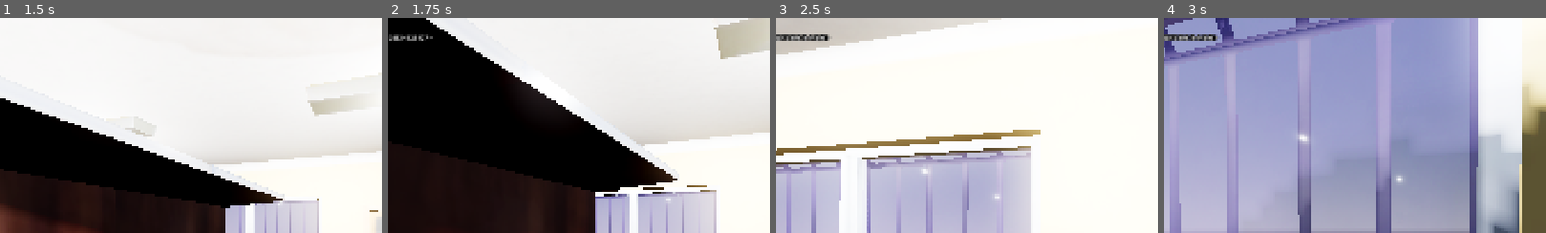
Above: before the commit, frames 1-4 (left to right).
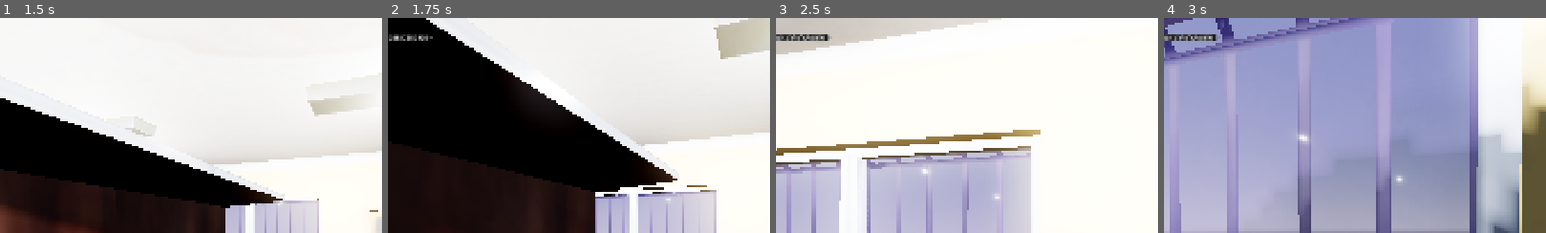
Above: after the commit, the same moments.

Repository: takanazwa5/ProjektMonopolowy
Game: Godot game, scene res://scenes/game/game.tscn
Two runs of this game, one before a commit and one after it. Both use one fixed random seed, a clock stepped at 60 frames per second and the inputs below.
Inputs (mouse positions are % of the whole screen's width and height, from its top left):
- Up to frame 1 (1.5 s): tap Enter at 0.5 s; move the mouse to (55, 50) at 0.52 s; press the mouse at (55, 50) at 0.53 s; hold W (walk_forward) from 0.53 s (still down); move the mouse to (45, 50) at 1.27 s; release the mouse at (45, 50) at 1.28 s; tap Ctrl (crouch) at 1.35 s
- Up to frame 2 (1.75 s): keep holding W (walk_forward)
- Up to frame 3 (2.5 s): keep holding W (walk_forward); move the mouse to (52, 48) at 2.02 s; hold G (drop_item) from 2.03 s (still down)
- Up to frame 4 (3 s): keep holding W (walk_forward); move the mouse to (49, 52) at 2.77 s; release G (drop_item) at 2.78 s; tap E (interact) at 2.85 s; click (49, 52) at 2.92 s
The pictures show only the part of the screen within x 14-64%, y 0-50%; the shares and areas given below are measured in that part.

Frame 1 is identical in both runs. In frame 2, 0.1% of the frame differs, in the area x 2-11%, y 7-11%; in frame 3, 0.1%, in the area x 4-14%, y 7-11%; in frame 4, 0.1%.

Commit message:
Add global autoload

Diff:
--- /dev/null
+++ b/autoload/global.gd
@@ -0,0 +1 @@
+extends Node
--- a/project.godot
+++ b/project.godot
@@ -17,6 +17,7 @@
 
 [autoload]
 
+Global="*res://autoload/global.gd"
 DebugPanel="*res://autoload/debug_panel/debug_panel.tscn"
 DebugMenu="*res://autoload/debug_menu/debug_menu.tscn"
 
Not shown, added: autoload/global.gd.uid
